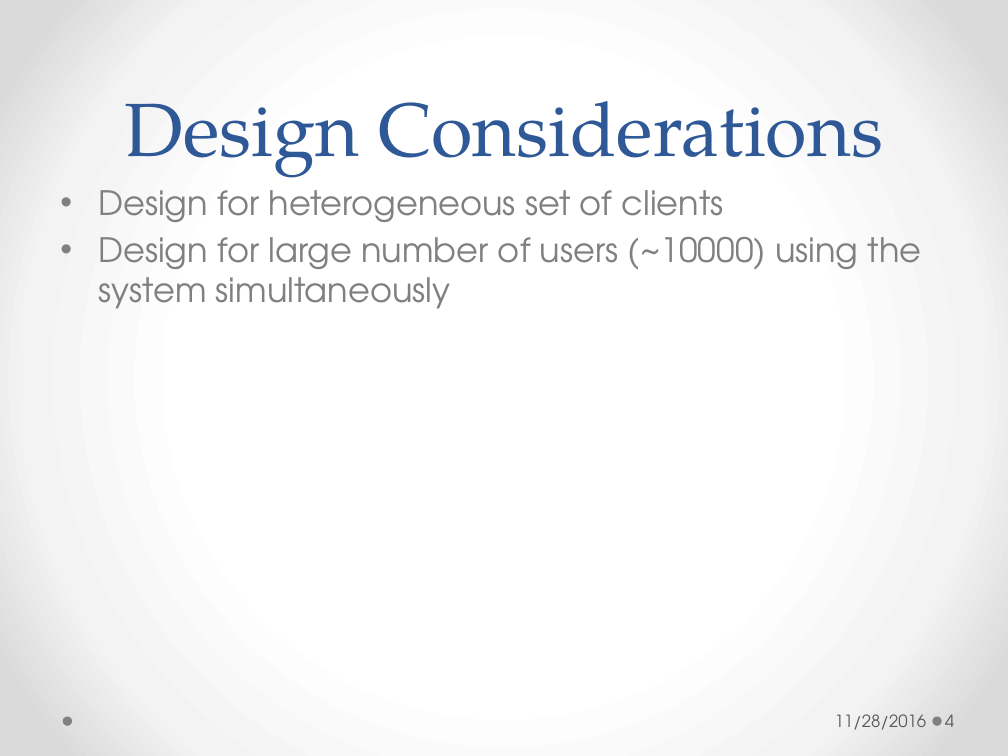
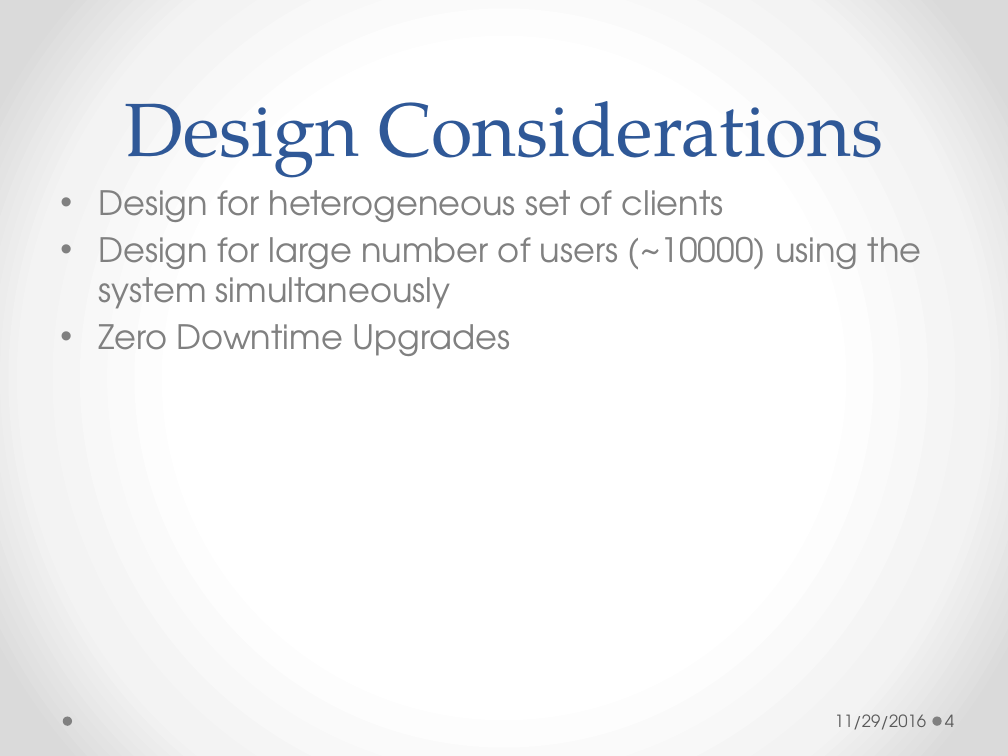
Before and after one commit to amitgem/notificationService, a slide deck: slide 4 of Presentation.pptx. Drawn at 1008x756 pixels with LibreOffice and Linux fonts; fonts in the diff are those of the drawing. Boxes give left, top, right and bottom in pixels: in the first picture for what was removed or moved away, otherwise in the second. Text is boxed around its words. In the diff, an @@ line names an element or a change of style, - is before the commit and + after.

```diff
--- a/Presentation.pptx
+++ b/Presentation.pptx
@@ text at bbox=[98, 324, 510, 356]: paragraph added @@
+• Zero Downtime Upgrades
@@ text at bbox=[835, 714, 927, 730]: text changed @@
-11/28/2016
+11/29/2016
```
Also in this commit, not shown: 12 other slides changed, 3 slides added, 4 other files.
